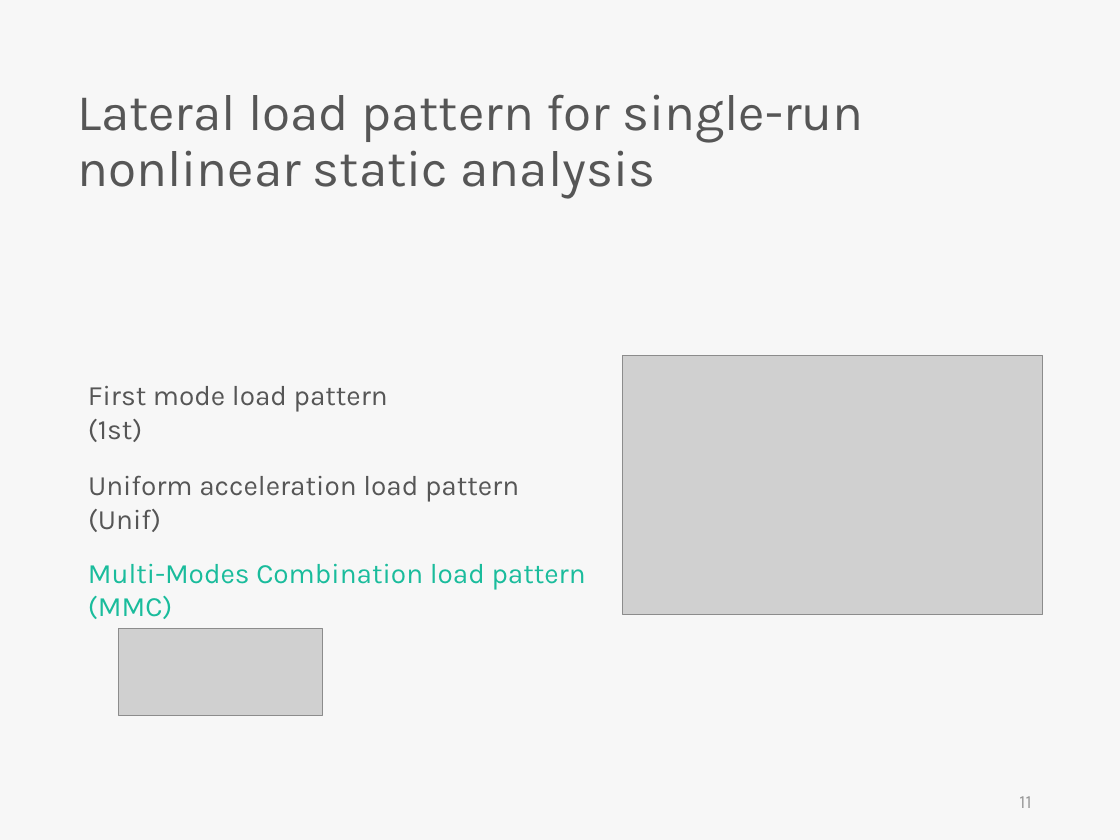
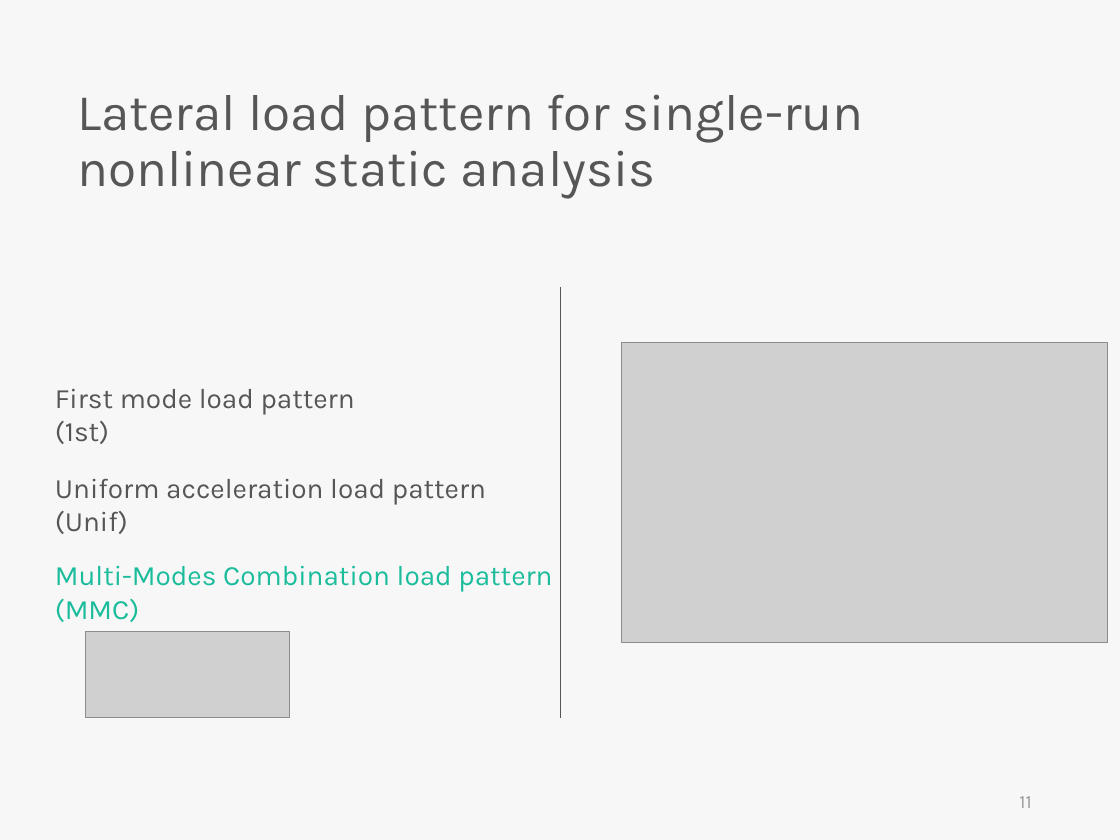
Before and after one commit to skyran1278/VbaProject, a slide deck: slide 11 of 20180126_SmartSplice/20180823_Meeting/Incremental dynamic analysis with multi-modes for seismic performance evaluation of RC bridges.pptx. Drawn at 1120x840 pixels with LibreOffice and Linux fonts; fonts in the diff are those of the drawing; grey boxes stand for pictures. Boxes give left, top, right and bottom in pixels: in the first picture for what was removed or moved away, otherwise in the second. Text is boxed around its words. In the diff, an @@ line names an element or a change of style, - is before the commit and + after.

```diff
--- a/20180126_SmartSplice/20180823_Meeting/Incremental dynamic analysis with multi-modes for seismic performance evaluation of RC bridges.pptx
+++ b/20180126_SmartSplice/20180823_Meeting/Incremental dynamic analysis with multi-modes for seismic performance evaluation of RC bridges.pptx
@@ line added from (560, 287) to (560, 718), #565656 0.5 pt @@
@@ picture: place and size @@
-picture at <box>623,355,1044,614</box>
+picture at <box>622,343,1108,642</box>
@@ 3 texts: place and size @@
-3 texts at <box>88,386,586,619</box>
+3 texts at <box>55,389,552,622</box>
@@ picture: place and size @@
-picture at <box>119,629,323,716</box>
+picture at <box>85,632,289,718</box>
```
Also in this commit, not shown: 6 other slides changed, 1 slide added, 1 slide removed, 5 other files.
